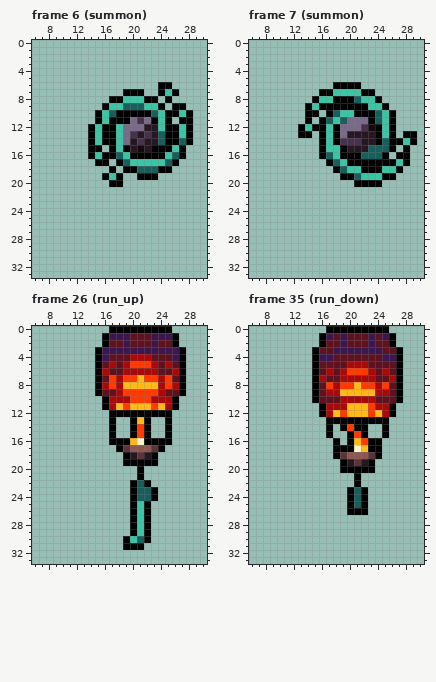
Pixel-art file: assets_src/image/units/flare/map_flare.ase. That is the earlier state.
35x36 pixels, 66 frames. Colours within 5 levels of each other are drawn and written as one. Shown: frame 6 (summon): x 6..30, y 0..33; frame 7 (summon): x 6..30, y 0..33; frame 26 (run_up): x 6..30, y 0..33; frame 35 (run_down): x 6..30, y 0..33. The commit also changed other frames, which this record leaves out.
The same view after the edit:
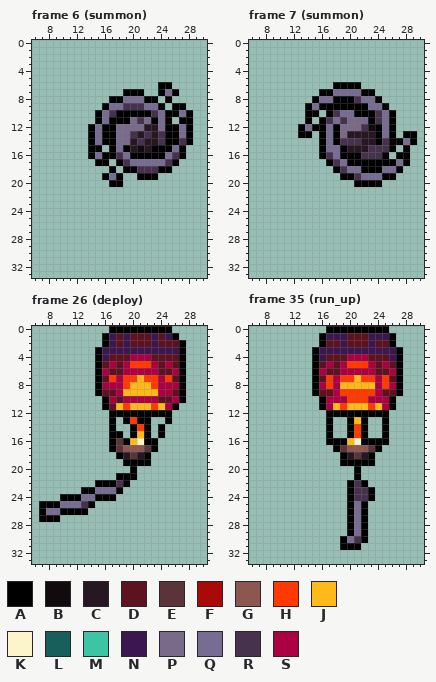
Palette (. is transparent): A #000000  B #110b0d  C #261722  D #5e1220  E #5a3439  F #aa0909  G #8c574f  H #ff3900  J #ffba19  K #fcf4ca  L #185e5a  M #3dc4a4  N #3c174f  P #7a6a8a  Q #776c92  R #46324c  S #ab0041
The exact change:
Changed rows in their new state; - is an unchanged pixel.
Frame 6 (summon):
first column x 15:
 7 ----------Q--
 8 ----QQQ------
 9 --QQRRRQQ----
10 -QR-----RQ--Q
11 -Q-------Q---
12 Q--Q-----Q--Q
13 Q--Q-----R--Q
14 Q--Q-----R--R
15 ---Q-------Q-
16 Q--RQ-----QR-
17 ----RQQQQQR--
18 ------RRR----
19 --Q----------
Frame 7 (summon):
first column x 14:
 7 ----QQQQ-------
 8 --QQ---RQQ-----
 9 -Q-------QQ----
10 ----RQQ---RQ---
11 ---RQR----RQ---
12 Q--Q-------Q---
13 ---Q-------Q---
14 ---Q-------R--Q
15 ---QQ----RRR---
16 ---RQ---RRR----
17 ----RQ-------Q-
18 -----RQQ---QQ--
19 -------RQQQ----
Frame 26 (deploy):
first column x 7:
 1 -----------D-----D---
 2 ----------N--------DA
 4 -------------SSS---D-
 5 ----------S-S---S-S--
 6 ---------S--SSSSS--S-
 7 -----------S-----S---
 8 ---------SSSH---HSSS-
 9 -----------SJJJJJSS--
10 ----------SDSSSSSDDSA
11 ----------D-------S--
13 ------------AHA------
14 -----------------A.--
15 -----------A--J--A.--
16 -----------E-----..--
17 ----------AEG--EA.---
18 -----------ACECA.----
19 ----------------.----
20 -------------A.------
21 -----------AAA.------
22 --------AAARA...-----
23 ------AAQQQA-....----
24 ---AAAQQAAA--....----
25 AAAQQQRA-----...-----
26 AQQAAAA------...-----
27 AAA----------...-----
28 -------------...-----
29 -------------...-----
30 ------------....-----
31 ------------...------
Frame 35 (run_up):
first column x 15:
 1 ---N-----N---
 3 -NN-------NN-
 4 --D--SSS--D--
 5 --S-SHHHS-S--
 6 -SD-SSSSS-DS-
 7 -DHSHHJHHSHD-
 8 -S-SJJ-JJS-S-
 9 --DSHHHHHSD--
10 .ASSSHHHSSSA.
11 --SJH----JS--
12 -.AAAAAAAAA.-
13 ---..-J-..---
14 ----.AH------
16 --A-AJKA--A--
17 ----EGGGE----
18 ---.ACECA.---
19 -----AAA-----
20 ----..-..----
22 -----ARA-----
23 ------RRA----
24 ------RRA----
25 ------Q------
26 ------Q------
27 -----AQA-----
28 -----AQA-----
29 -----AQA-----
30 ----AQRA-----
31 ----AAA------
